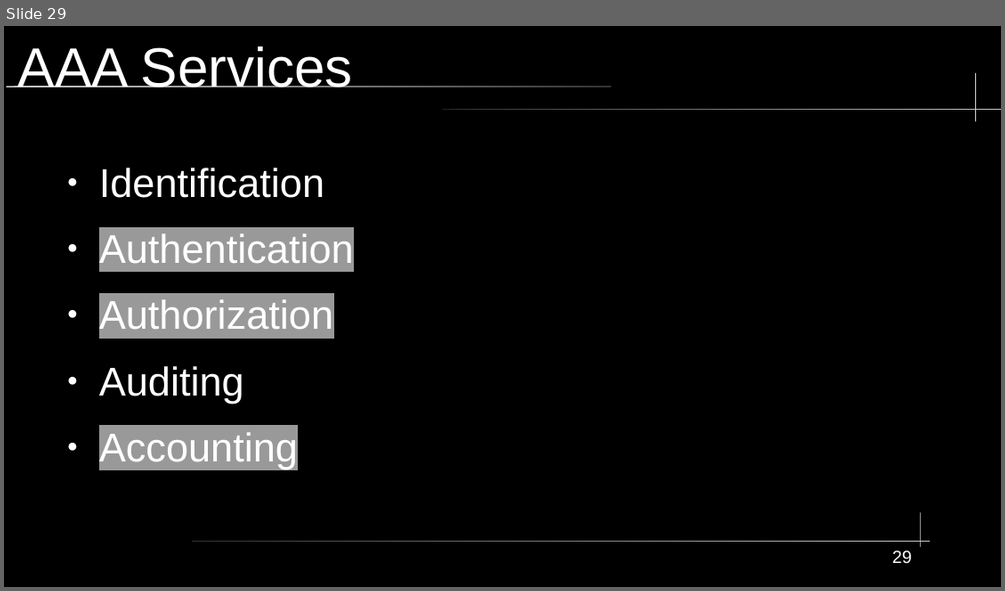
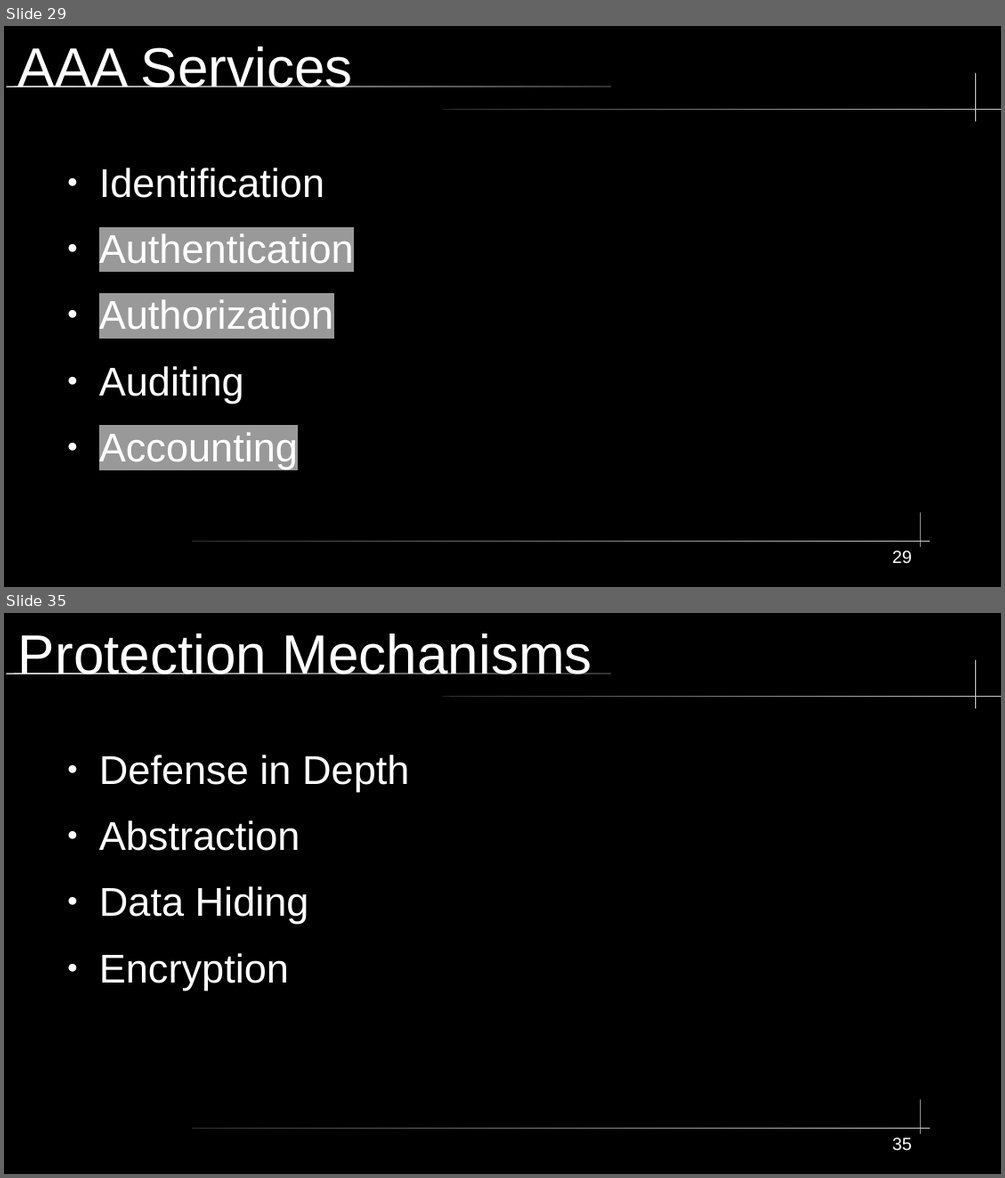
Before and after one commit to City-Colleges-of-Chicago-Cybersecurity/COMPSFI-214, a slide deck: 2026/Spring/powerpoints/Chapter-01-Security-Governance-Through-Principles-and-Policies.odp. Shown one above the other, each under a label of ours: slide 29 before the commit, slides 29 and 35 after it; the slides between them are not shown. The pictures are 1005x591 and 1005x1178 pixels, drawn with LibreOffice and Linux fonts; fonts in the diff are those of the drawing. Boxes give left, top, right and bottom in pixels: in the first picture for what was removed or moved away, otherwise in the second. Text is boxed around its words. In the diff, an @@ line names an element or a change of style, - is before the commit and + after.

```diff
--- a/2026/Spring/powerpoints/Chapter-01-Security-Governance-Through-Principles-and-Policies.odp
+++ b/2026/Spring/powerpoints/Chapter-01-Security-Governance-Through-Principles-and-Policies.odp
@@ slide 35 added at (x1=4, y1=613, x2=1001, y2=1174), background #000000; not listed: 5 template elements that a slide beside it also shows @@
@@ title added at (x1=18, y1=633, x2=591, y2=674), 44 pt, text #FFFFFF @@
+Protection Mechanisms
@@ text added at (x1=99, y1=755, x2=409, y2=989), 32 pt, text #FFFFFF @@
+● Defense in Depth
+● Abstraction
+● Data Hiding
+● Encryption
@@ page number added at (x1=892, y1=1137, x2=912, y2=1151), 14 pt, text #FFFFFF @@
+35
```
Also in this commit, not shown: 11 other slides added, 1 slide removed.
